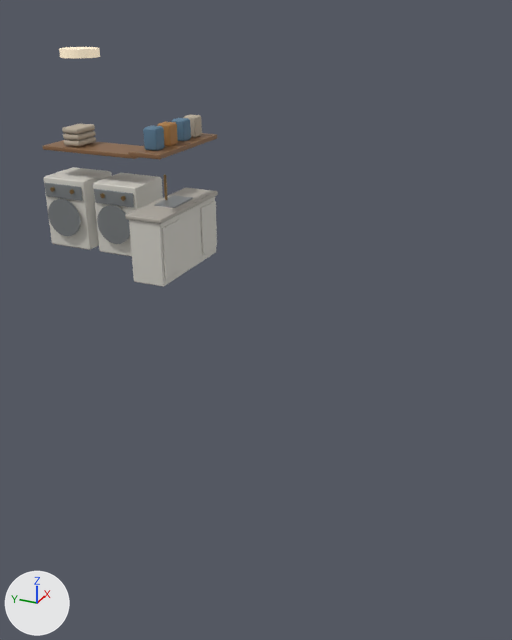
Before and after pictures for a commit that changed the Blender file portfolio-assets/stack-house/blender/laundry-furniture-v002.blend.
One viewpoint serves both versions: a 50 mm camera at (-7.58, -15.22, 3.38) aimed at (-1.62, -12.54, 0.4). The axes (+X, +Y, +Z) are drawn at lower left. The lights are the same throughout. The picture after the commit comes second.
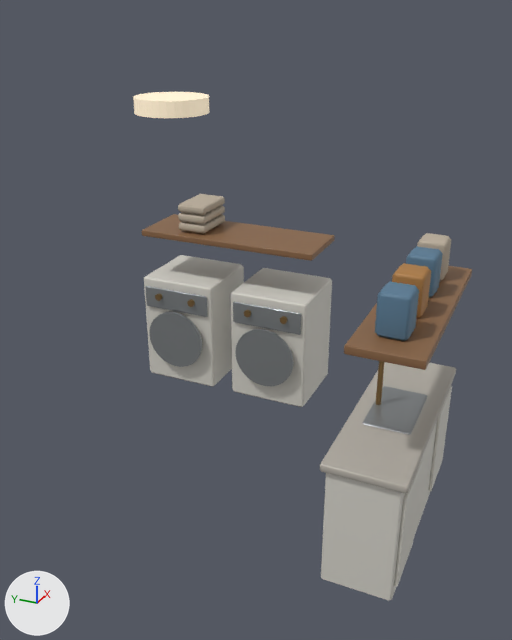
What the commit changed:
Mesh me_cube_015 is new.
It is a box spanning x -0.29..0.29, y -0.82..0.82, z -0.03..0.03.
It uses material mat_laundry_smoked_oak_001 (brown #896545).
Object 'washer case.001' (ob_washer_case_001) moves from (0.77, -8.62, 0.51) to (-2.05, -13.0, 0.51).
Object 'washer control band.001' (ob_washer_control_band_001) moves from (0.41, -8.62, 0.84) to (-2.41, -13.0, 0.84).
Object 'washer steel rim.001' (ob_washer_steel_rim_001) moves from (0.36, -8.62, 0.47) to (-2.46, -13.0, 0.47).
Object 'washer control.002' (ob_washer_control_002) moves from (0.39, -8.45, 0.86) to (-2.44, -13.17, 0.86).
Object 'washer control.003' (ob_washer_control_003) moves from (0.39, -8.79, 0.86) to (-2.44, -12.83, 0.86).
Object 'dryer case.001' (ob_dryer_case_001) moves from (0.77, -9.48, 0.51) to (-2.05, -12.1, 0.51).
Object 'dryer control band.001' (ob_dryer_control_band_001) moves from (0.41, -9.48, 0.84) to (-2.41, -12.1, 0.84).
Object 'dryer steel rim.001' (ob_dryer_steel_rim_001) moves from (0.36, -9.48, 0.47) to (-2.46, -12.1, 0.47).
Object 'dryer control.002' (ob_dryer_control_002) moves from (0.39, -9.31, 0.86) to (-2.44, -12.27, 0.86).
Object 'dryer control.003' (ob_dryer_control_003) moves from (0.39, -9.65, 0.86) to (-2.44, -11.93, 0.86).
Object 'Utility cabinet.001' (ob_utility_cabinet_001) moves from (0.34, -10.48, 0.43) to (-3.55, -14.42, 0.43).
Object 'Utility counter.001' (ob_utility_counter_001) moves from (0.34, -10.48, 0.88) to (-3.55, -14.42, 0.88).
Object 'Utility sink.001' (ob_utility_sink_001) moves from (0.34, -10.48, 0.92) to (-3.55, -14.42, 0.92).
Object 'Utility faucet.001' (ob_utility_faucet_001) moves from (0.34, -10.36, 1.09) to (-3.55, -14.3, 1.09).
Object 'Utility shaker door.002' (ob_utility_shaker_door_002) moves from (-0.16, -10.72, 0.45) to (-4.05, -14.66, 0.45).
Object 'Utility shaker door.003' (ob_utility_shaker_door_003) moves from (0.84, -10.72, 0.45) to (-3.05, -14.66, 0.45).
Object 'Laundry upper shelf.001' (ob_laundry_upper_shelf_001) moves from (0.34, -10.54, 1.66) to (-3.55, -14.48, 1.66).
Object 'Laundry supply 0.001' (ob_laundry_supply_0_001) moves from (-0.14, -10.53, 1.82) to (-4.03, -14.47, 1.82).
Object 'Laundry supply 1.001' (ob_laundry_supply_1_001) moves from (0.18, -10.53, 1.82) to (-3.71, -14.47, 1.82).
Object 'Laundry supply 2.001' (ob_laundry_supply_2_001) moves from (0.52, -10.53, 1.82) to (-3.37, -14.47, 1.82).
Object 'Laundry supply 3.001' (ob_laundry_supply_3_001) moves from (0.82, -10.53, 1.82) to (-3.07, -14.47, 1.82).
Object 'Machine wall shelf.001' (ob_machine_wall_shelf_001) is deleted.
Object 'Folded towel 0.001' (ob_folded_towel_0_001) moves from (0.77, -8.72, 1.5) to (-2.05, -12.2, 1.5).
Object 'Folded towel 1.001' (ob_folded_towel_1_001) moves from (0.77, -8.72, 1.58) to (-2.05, -12.2, 1.58).
Object 'Folded towel 2.001' (ob_folded_towel_2_001) moves from (0.77, -8.72, 1.67) to (-2.05, -12.2, 1.67).
Object 'Laundry ceiling light.001' (ob_laundry_ceiling_light_001) moves from (0.0, -9.45, 2.75) to (-3.5, -12.8, 2.75).
Object 'Machine wall shelf' (ob_machine_wall_shelf) is new; it shows me_cube_015.
Its location is (-2.05, -12.55, 1.42).
It gains a BEVEL modifier named 'Soft edges'.
Modifier setting: width = 0.006.
Modifier setting: width_pct = 0.006.
It gains a WEIGHTED_NORMAL modifier named 'Weighted normals'.

Pixel boxes [x1, y1, x2, y2] of what changed, in the pictures (512 x 640 px):
'Utility cabinet.001', moved: before [129, 197, 216, 287]; after [321, 421, 437, 601]
'washer case.001', moved: before [44, 167, 112, 250]; after [231, 268, 332, 407]
'Utility counter.001', moved: before [125, 187, 218, 224]; after [320, 362, 456, 494]
'dryer case.001', moved: before [93, 173, 163, 257]; after [144, 255, 244, 387]
'Laundry upper shelf.001', moved: before [128, 133, 217, 159]; after [344, 266, 472, 370]
'Machine wall shelf', added (brown): after [142, 214, 334, 261]
'washer steel rim.001', moved: before [48, 199, 81, 236]; after [235, 329, 294, 386]
'dryer steel rim.001', moved: before [97, 205, 130, 244]; after [150, 312, 202, 367]
'Laundry supply 0.001', moved: before [143, 125, 164, 151]; after [375, 282, 419, 341]
'Laundry ceiling light.001', moved: before [59, 47, 100, 58]; after [133, 92, 209, 118]
'Utility shaker door.002', moved: before [162, 220, 182, 279]; after [394, 460, 423, 586]
'Utility sink.001', moved: before [154, 195, 194, 208]; after [362, 386, 428, 435]
'washer control band.001', moved: before [45, 183, 83, 201]; after [233, 301, 301, 335]
'dryer control band.001', moved: before [94, 189, 134, 208]; after [145, 286, 208, 317]
'Utility shaker door.003', moved: before [201, 201, 217, 255]; after [429, 386, 452, 491]
'Laundry supply 1.001', moved: before [157, 122, 178, 146]; after [392, 263, 431, 319]
'Laundry supply 2.001', moved: before [171, 118, 191, 142]; after [406, 246, 443, 298]
'Machine wall shelf.001', deleted (brown): before [43, 140, 144, 159]
'Folded towel 2.001', moved: before [62, 123, 95, 134]; after [178, 194, 225, 215]
'Laundry supply 3.001', moved: before [183, 114, 202, 138]; after [417, 233, 451, 281]
'Folded towel 1.001', moved: before [63, 130, 96, 140]; after [178, 205, 225, 224]
'Folded towel 0.001', moved: before [64, 137, 96, 147]; after [179, 214, 225, 234]
'Utility faucet.001', moved: before [163, 175, 168, 200]; after [376, 361, 385, 405]
'dryer control.002', moved: before [100, 193, 105, 198]; after [187, 299, 195, 307]
'washer control.002', moved: before [50, 187, 55, 192]; after [280, 316, 287, 324]
'washer control.003', moved: before [70, 190, 74, 194]; after [244, 310, 251, 317]
'dryer control.003', moved: before [121, 196, 126, 201]; after [155, 294, 162, 301]
